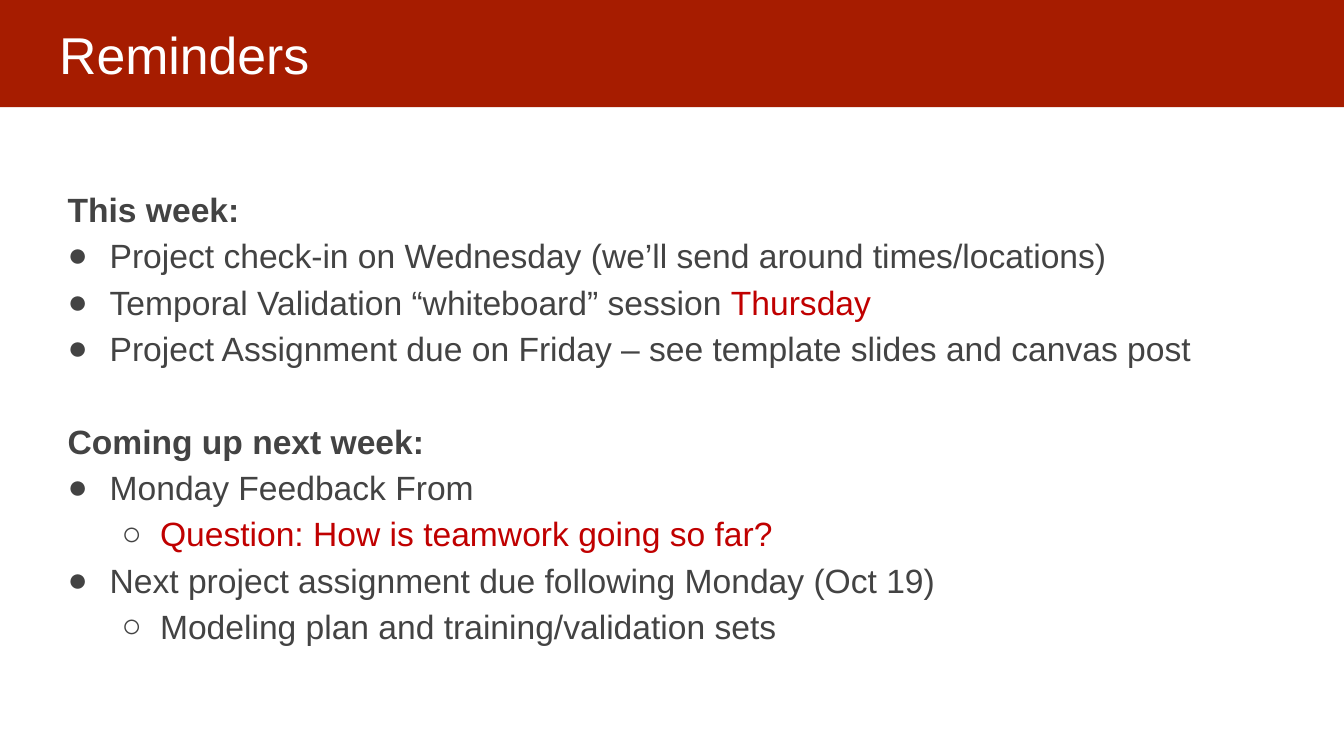
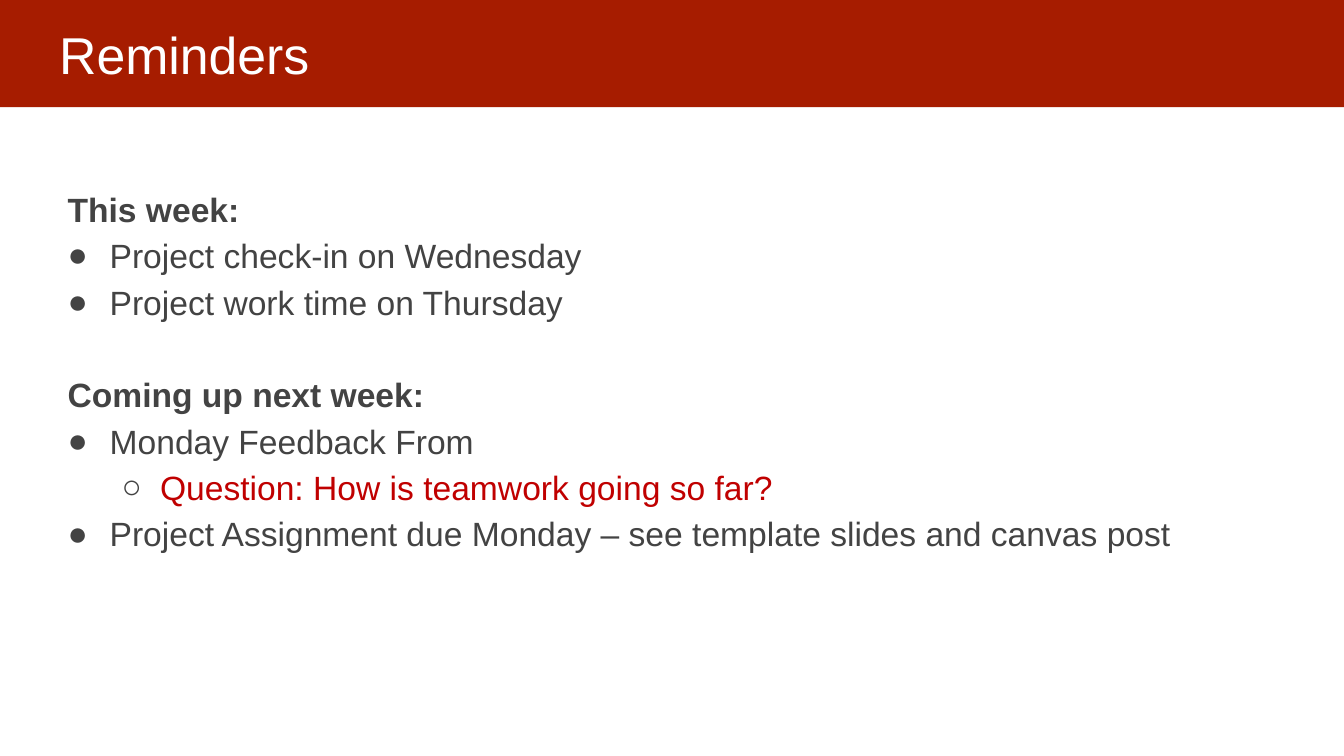
Before and after one commit to dssg/mlforpublicpolicylab, a slide deck: slide 2 of Lectures/11-model-selection-and-validation-part-2.pptx. Drawn at 1344x756 pixels with LibreOffice and Linux fonts; fonts in the diff are those of the drawing. Boxes give left, top, right and bottom in pixels: in the first picture for what was removed or moved away, otherwise in the second. Text is boxed around its words. In the diff, an @@ line names an element or a change of style, - is before the commit and + after.

```diff
--- a/Lectures/11-model-selection-and-validation-part-2.pptx
+++ b/Lectures/11-model-selection-and-validation-part-2.pptx
@@ text at box(110, 243, 582, 322): text changed @@
-● Project check-in on Wednesday (we’ll send around times/locations)
-● Temporal Validation “whiteboard” session Thursday
-● Project Assignment due on Friday – see template slides and canvas post
+● Project check-in on Wednesday
+● Project work time on Thursday
@@ text at box(110, 521, 1170, 553): text changed @@
-● Next project assignment due following Monday (Oct 19)
-  ○ Modeling plan and training/validation sets
+● Project Assignment due Monday – see template slides and canvas post
```
Also in this commit, not shown: 3 other slides changed, 1 other file.
